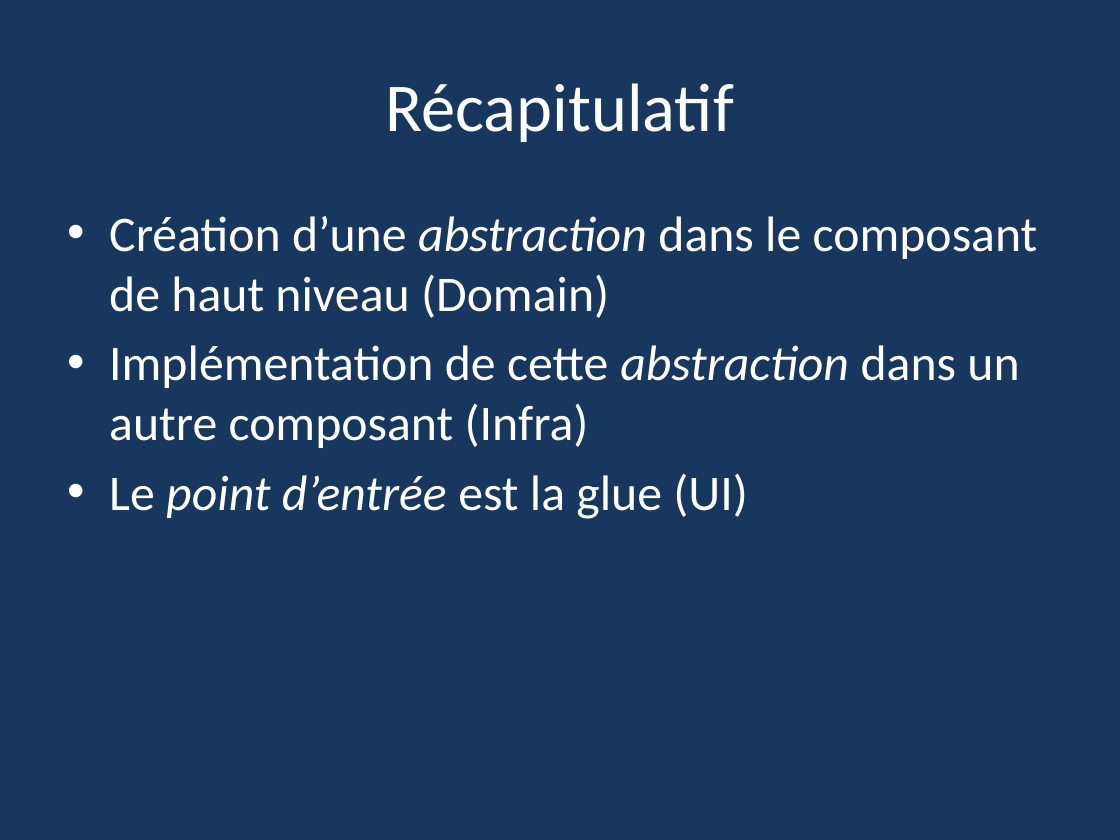
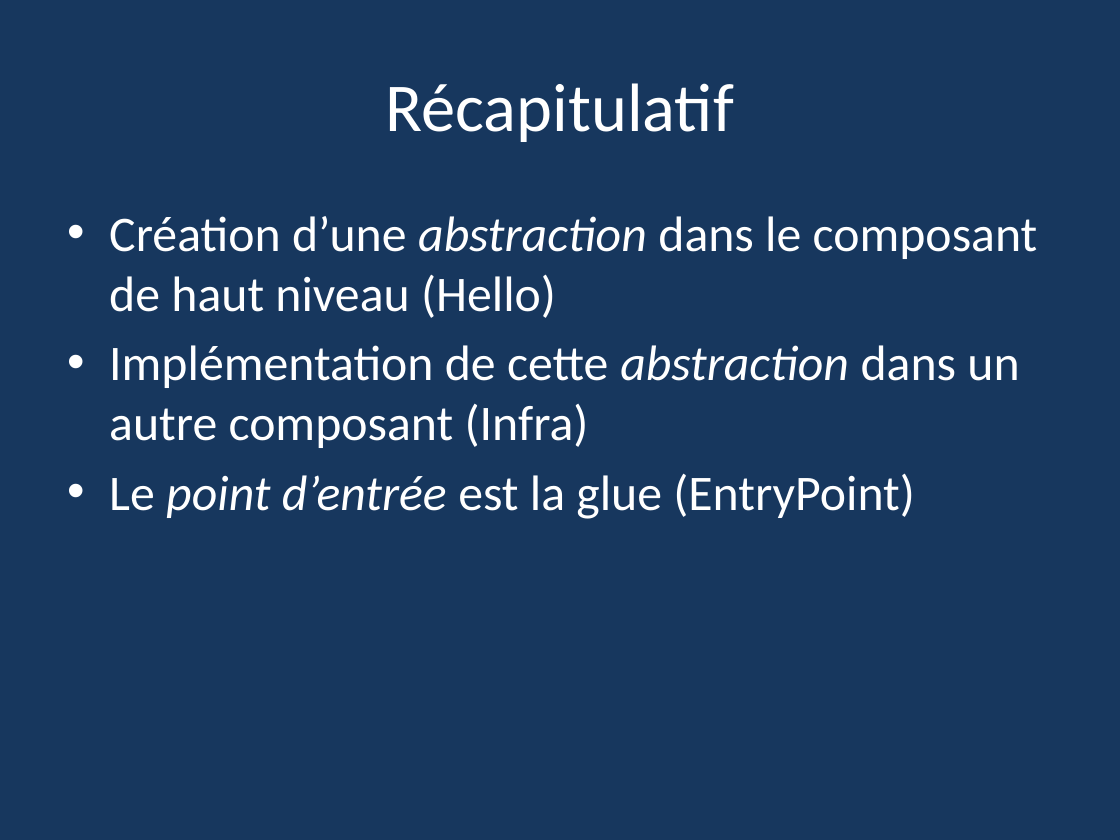
Before and after one commit to Pvlerick/DevDay2017, a slide deck: slide 4 of InjectionDeDépendances.pptx. Drawn at 1120x840 pixels with LibreOffice and Linux fonts; fonts in the diff are those of the drawing. Boxes give left, top, right and bottom in pixels: in the first picture for what was removed or moved away, otherwise in the second. Text is boxed around its words. In the diff, an @@ line names an element or a change of style, - is before the commit and + after.

```diff
--- a/InjectionDeDépendances.pptx
+++ b/InjectionDeDépendances.pptx
@@ text at [109,216,1038,318]: text changed @@
-• Création d’une abstraction dans le composant de haut niveau (Domain)
+• Création d’une abstraction dans le composant de haut niveau (Hello)
@@ text at [109,473,915,519]: text changed @@
-• Le point d’entrée est la glue (UI)
+• Le point d’entrée est la glue (EntryPoint)
```
Also in this commit, not shown: 1 other slide changed, 11 other files.
